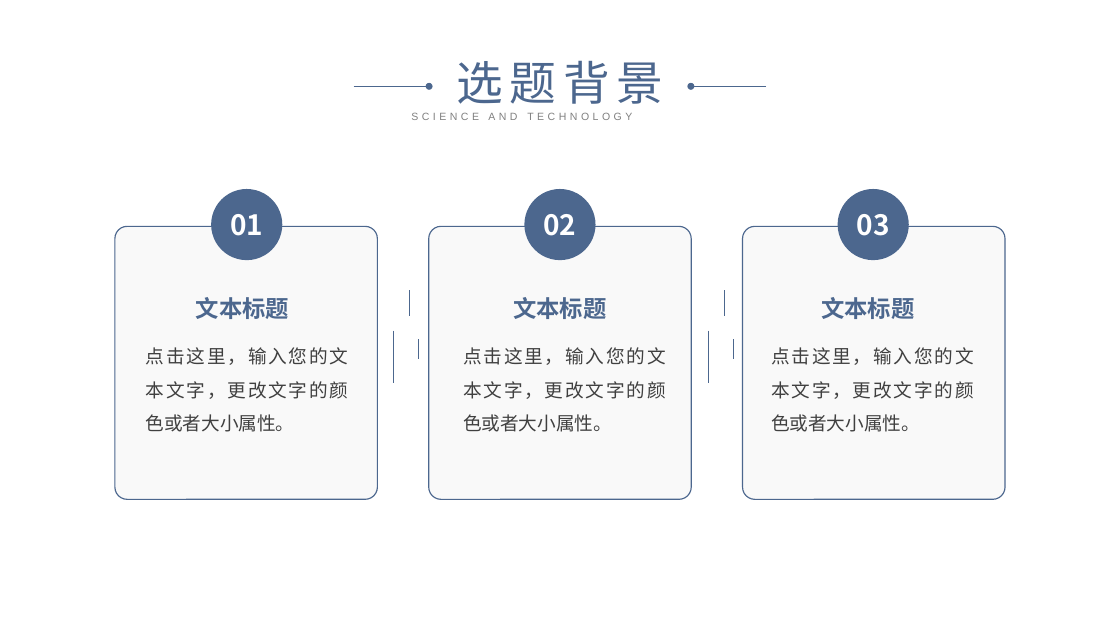
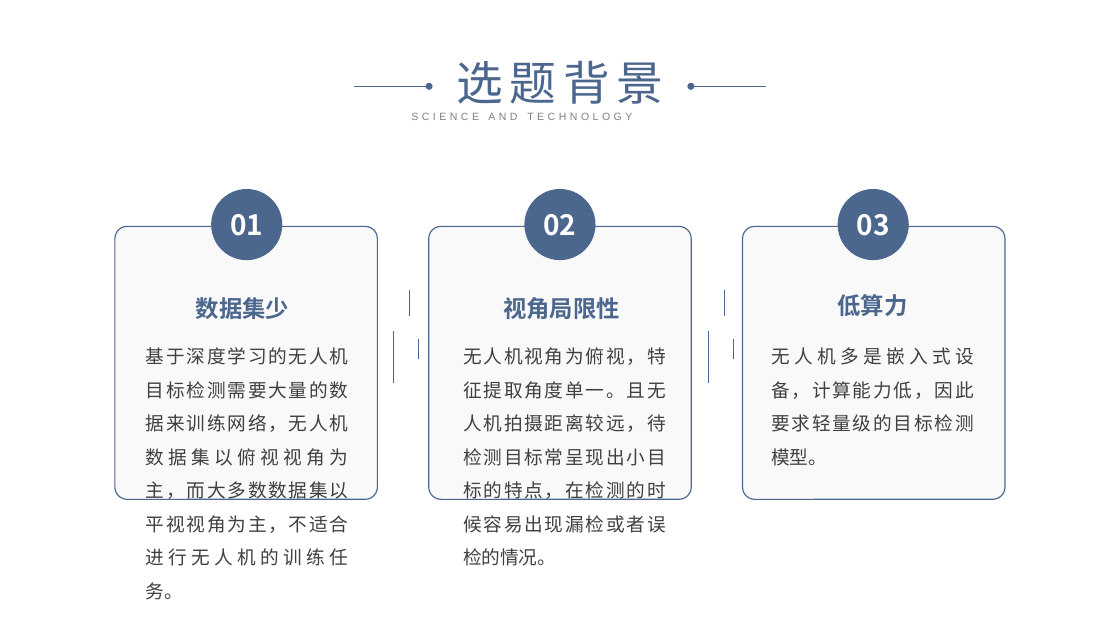
Before and after one commit to cyicz123/graduation-project, a slide deck: slide 7 of 中期检查答辩.pptx (slide 6 before the commit). Drawn at 1120x630 pixels with LibreOffice and Linux fonts; fonts in the diff are those of the drawing. Boxes give left, top, right and bottom in pixels: in the first picture for what was removed or moved away, otherwise in the second. Text is boxed around its words. In the diff, an @@ line names an element or a change of style, - is before the commit and + after.

```diff
--- a/中期检查答辩.pptx
+++ b/中期检查答辩.pptx
@@ text at [196, 297, 289, 319]: text changed @@
-文本标题
+数据集少
@@ text at [503, 297, 620, 319]: text changed @@
-文本标题
+视角局限性
@@ text at [838, 294, 908, 316]: text changed @@
-文本标题
+低算力
@@ text at [146, 347, 349, 600]: text changed @@
-点击这里，输入您的文本文字，更改文字的颜色或者大小属性。
+基于深度学习的无人机目标检测需要大量的数据来训练网络，无人机数据集以俯视视角为主，而大多数数据集以平视视角为主，不适合进行无人机的训练任务。
@@ text at [463, 347, 666, 566]: text changed @@
-点击这里，输入您的文本文字，更改文字的颜色或者大小属性。
+无人机视角为俯视，特征提取角度单一。且无人机拍摄距离较远，待检测目标常呈现出小目标的特点，在检测的时候容易出现漏检或者误检的情况。
@@ text at [771, 347, 974, 466]: text changed @@
-点击这里，输入您的文本文字，更改文字的颜色或者大小属性。
+无人机多是嵌入式设备，计算能力低，因此要求轻量级的目标检测模型。
```
Also in this commit, not shown: 10 other slides changed, 9 slides added, 14 slides removed, 4 other files.
